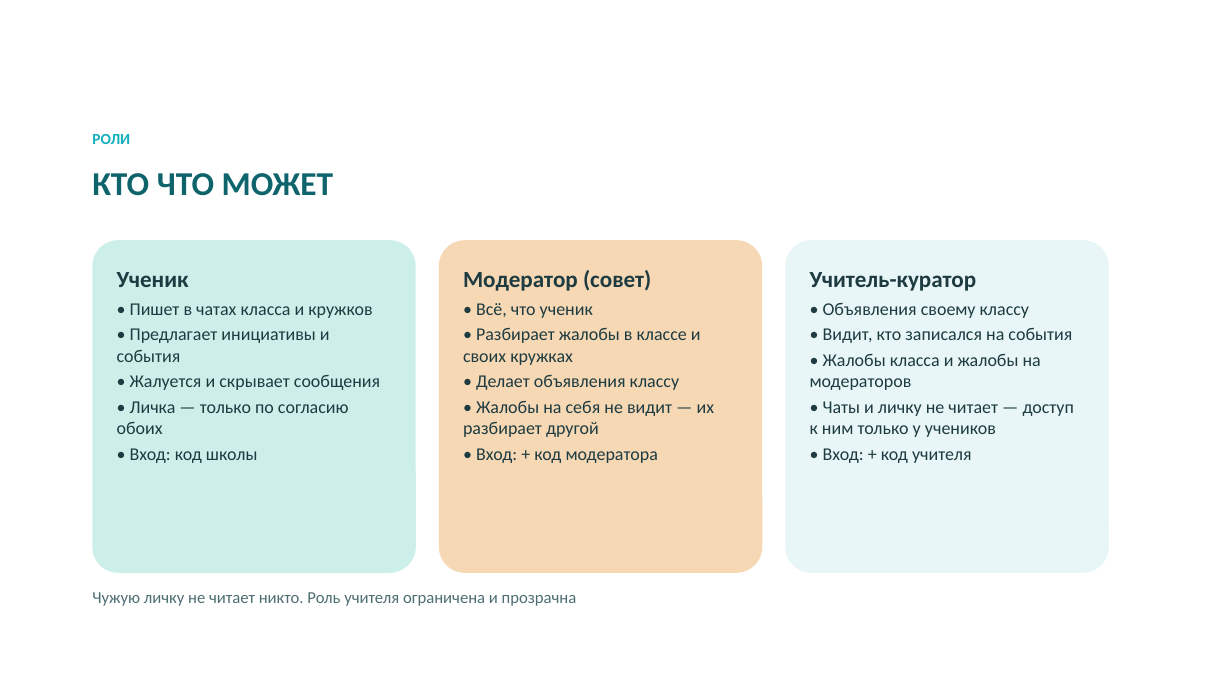
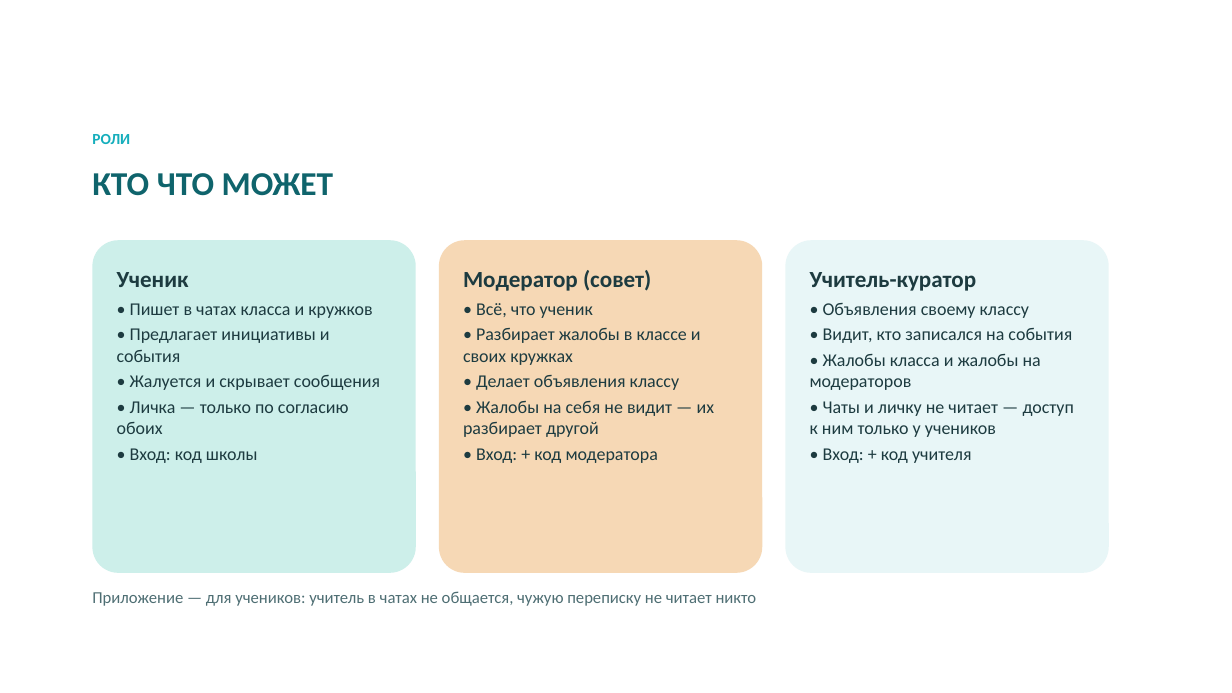
Before and after one commit to bnhogpad228/school-app, a slide deck: slide 7 of presentation/shkolny-dvor-SK-sreda.pptx. Drawn at 1232x693 pixels with LibreOffice and Linux fonts; fonts in the diff are those of the drawing; background and template pictures are left out. Boxes give left, top, right and bottom in pixels: in the first picture for what was removed or moved away, otherwise in the second. Text is boxed around its words. In the diff, an @@ line names an element or a change of style, - is before the commit and + after.

```diff
--- a/presentation/shkolny-dvor-SK-sreda.pptx
+++ b/presentation/shkolny-dvor-SK-sreda.pptx
@@ text at bbox=[92, 591, 757, 606]: text changed @@
-Чужую личку не читает никто. Роль учителя ограничена и прозрачна
+Приложение — для учеников: учитель в чатах не общается, чужую переписку не читает никто
```
Also in this commit, not shown: 5 other slides changed, 6 other files.
